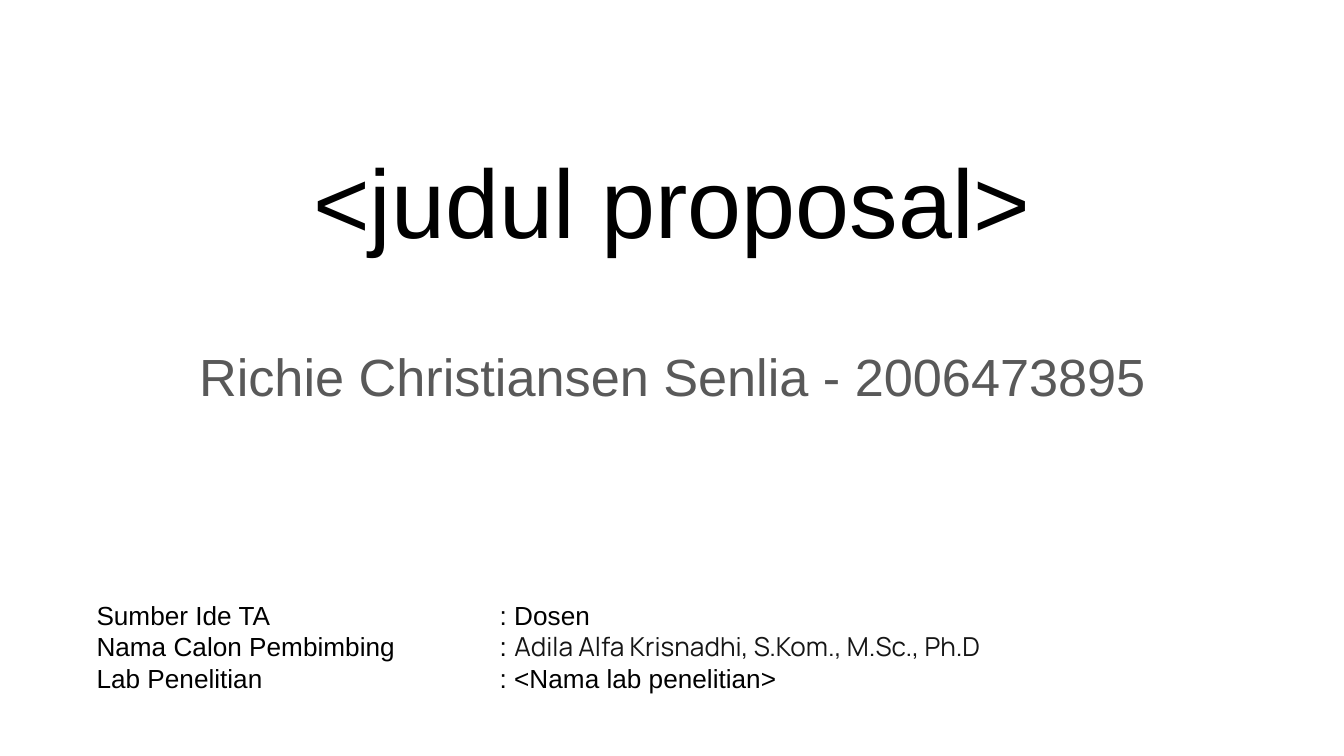
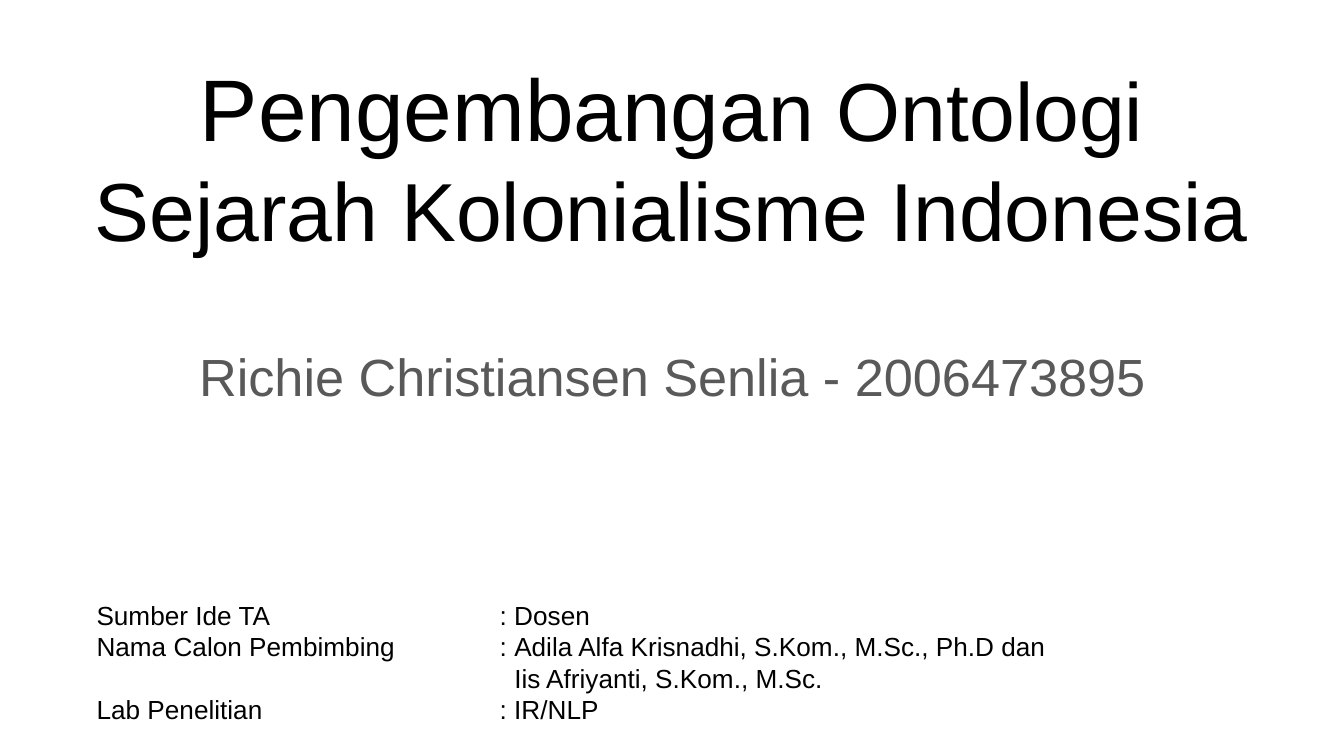
Before and after one commit to rcsenlia/Ontologi-Sejarah-Indonesia, a slide deck: slide 1 of RichieChristiansenSenlia/Draft Proposal - Richie Christiansen Senlia.pptx. Drawn at 1344x756 pixels with LibreOffice and Linux fonts; fonts in the diff are those of the drawing. Boxes give left, top, right and bottom in pixels: in the first picture for what was removed or moved away, otherwise in the second. Text is boxed around its words. In the diff, an @@ line names an element or a change of style, - is before the commit and + after.

Commit message:
update proposal

```diff
--- a/RichieChristiansenSenlia/Draft Proposal - Richie Christiansen Senlia.pptx
+++ b/RichieChristiansenSenlia/Draft Proposal - Richie Christiansen Senlia.pptx
@@ title at (x1=95, y1=81, x2=1248, y2=256): text changed; size 52 to 44.1 pt @@
-<judul proposal>
+Pengembangan Ontologi Sejarah Kolonialisme Indonesia
@@ text at (x1=97, y1=637, x2=1045, y2=720): text changed @@
-Nama Calon Pembimbing : Adila Alfa Krisnadhi, S.Kom., M.Sc., Ph.D
-Lab Penelitian : <Nama lab penelitian>
+Nama Calon Pembimbing : Adila Alfa Krisnadhi, S.Kom., M.Sc., Ph.D dan
+Iis Afriyanti, S.Kom., M.Sc.
+Lab Penelitian : IR/NLP
```
Also in this commit, not shown: 8 other slides changed, 2 slides added, 4 slides removed.
